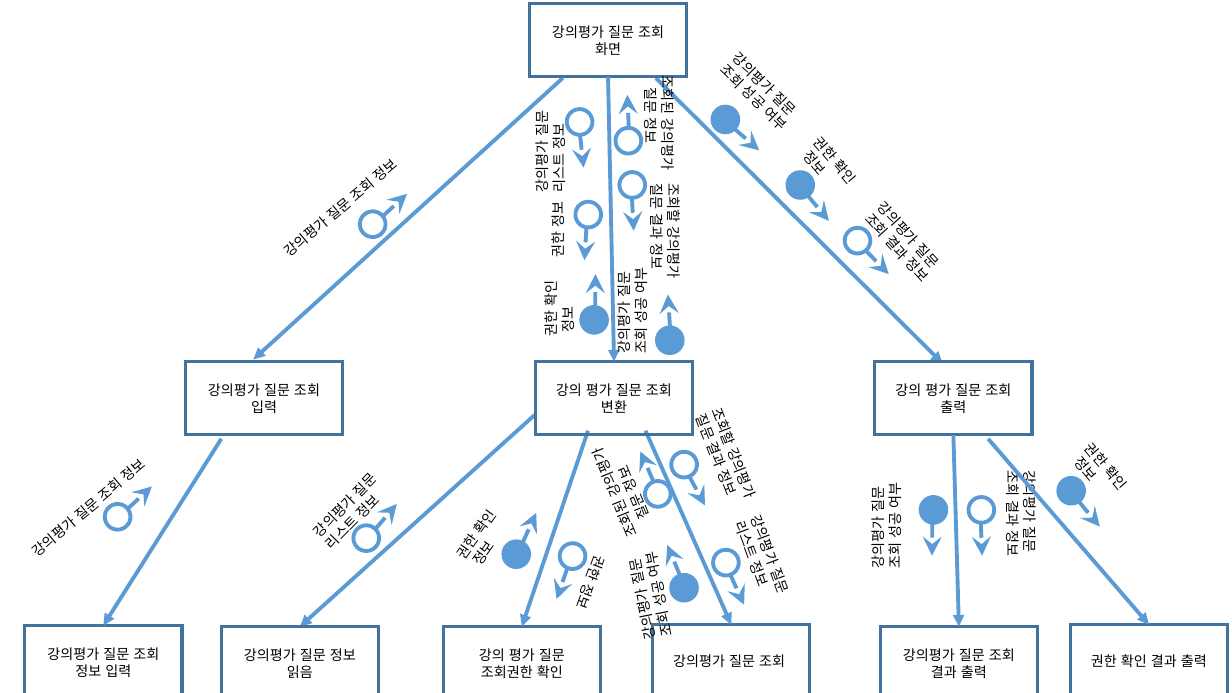
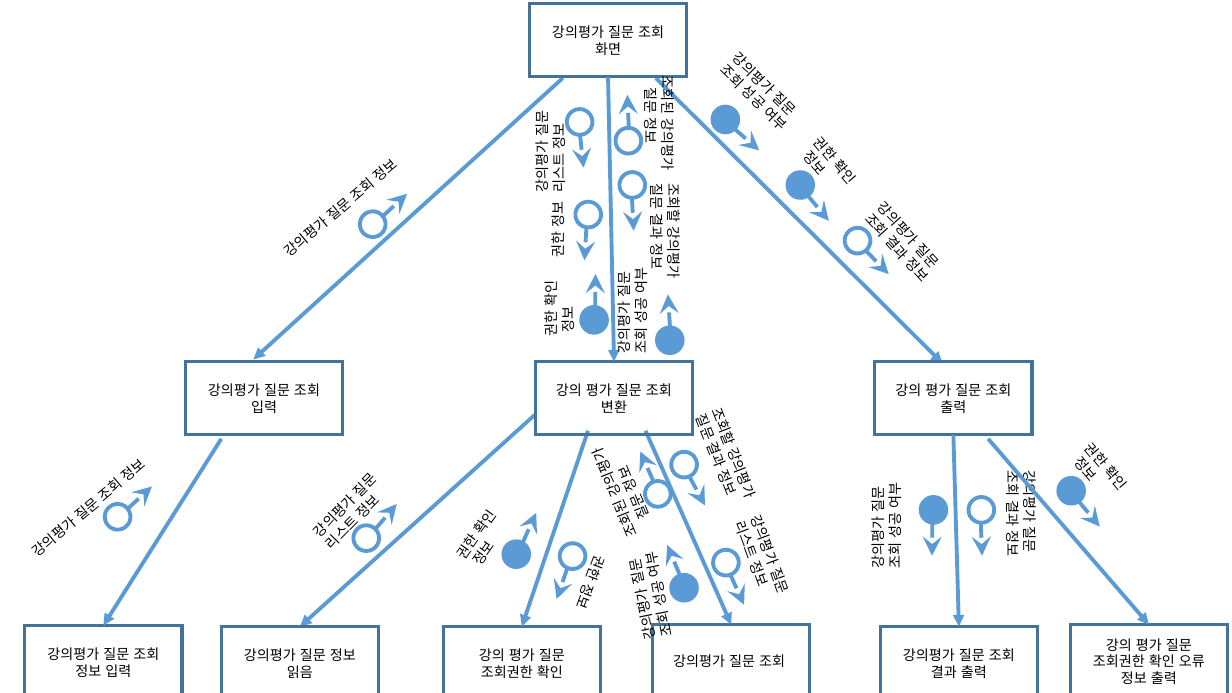
Before and after one commit to se04/se04, a slide deck: slide 1 of SDD 관련 자료/작업 결과물/처리 모형도/강의평가 질문 조회.pptx. Drawn at 1232x693 pixels with LibreOffice and Linux fonts; fonts in the diff are those of the drawing. Boxes give left, top, right and bottom in pixels: in the first picture for what was removed or moved away, otherwise in the second. Text is boxed around its words. In the diff, an @@ line names an element or a change of style, - is before the commit and + after.

Commit message:
150531_0016

```diff
--- a/SDD 관련 자료/작업 결과물/처리 모형도/강의평가 질문 조회.pptx
+++ b/SDD 관련 자료/작업 결과물/처리 모형도/강의평가 질문 조회.pptx
@@ text in rectangle at box(1093, 638, 1205, 684): text changed @@
-권한 확인 결과 출력
+강의 평가 질문 조회권한 확인 오류 정보 출력
```
